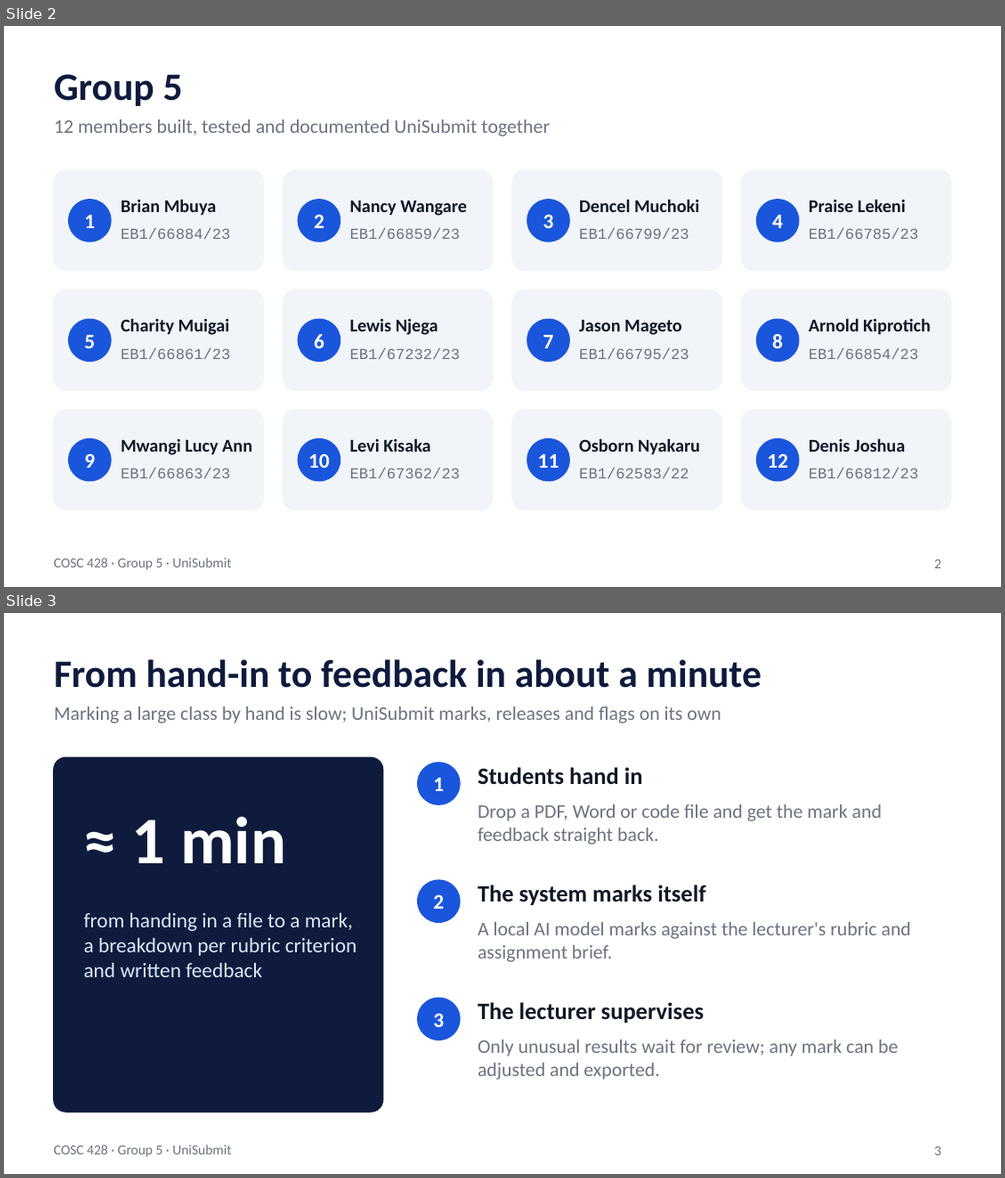
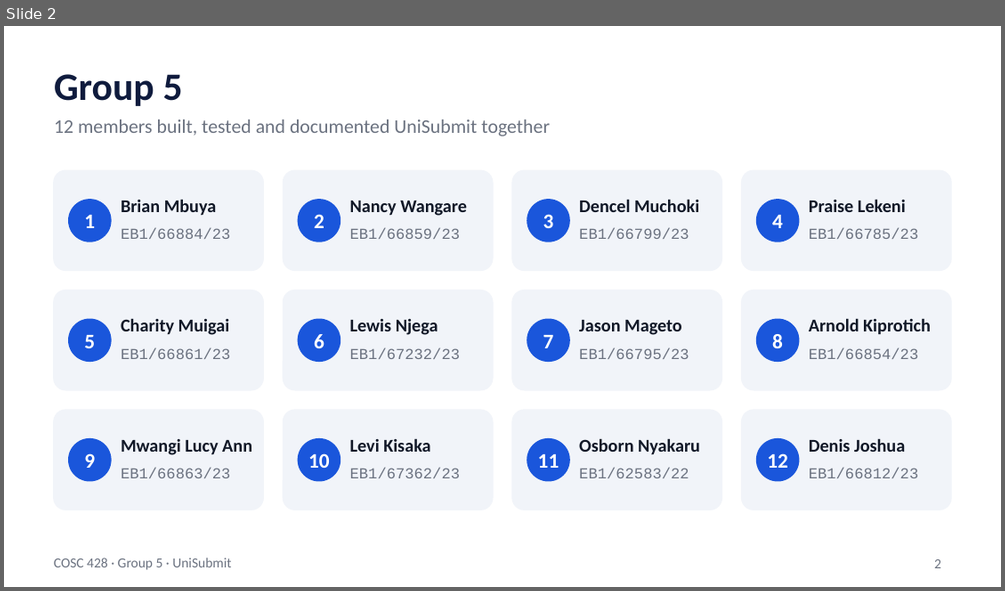
Before and after one commit to IRIR-Java/unisubmit, a slide deck: docs/COSC428_Group5_UniSubmit_Slides.pptx. Shown one above the other, each under a label of ours: slides 2 and 3 before the commit, slide 2 after it. The pictures are 1005x1178 and 1005x591 pixels, drawn with LibreOffice and Linux fonts; fonts in the diff are those of the drawing. Boxes give left, top, right and bottom in pixels: in the first picture for what was removed or moved away, otherwise in the second. Text is boxed around its words. In the diff, an @@ line names an element or a change of style, - is before the commit and + after.

```diff
--- a/docs/COSC428_Group5_UniSubmit_Slides.pptx
+++ b/docs/COSC428_Group5_UniSubmit_Slides.pptx
@@ slide 3 removed at (4,613,1001,1174), background #FFFFFF; not listed: 1 template element that a slide beside it also shows @@
@@ title removed at (54,659,761,688) @@
-From hand-in to feedback in about a minute
@@ text removed at (54,706,720,723) @@
-Marking a large class by hand is slow; UniSubmit marks, releases and flags on its own
@@ rounded rectangle removed at (54,757,383,1111) @@
@@ ellipse removed at (418,763,460,804) @@
@@ text removed at (477,767,643,785) @@
-Students hand in
@@ text removed at (433,778,444,791) @@
-1
@@ text removed at (132,816,286,863) @@
-≈ 1 min
@@ text removed at (477,804,882,844) @@
-Drop a PDF, Word or code file and get the mark and feedback straight back.
@@ ellipse removed at (418,880,460,922) @@
@@ text removed at (433,894,444,908) @@
-2
@@ text removed at (477,884,705,906) @@
-The system marks itself
@@ text removed at (84,913,356,977) @@
-from handing in a file to a mark, a breakdown per rubric criterion and written feedback
@@ text removed at (477,922,911,962) @@
-A local AI model marks against the lecturer's rubric and assignment brief.
@@ ellipse removed at (418,997,460,1039) @@
@@ text removed at (433,1013,444,1027) @@
-3
@@ text removed at (477,1002,704,1023) @@
-The lecturer supervises
@@ text removed at (477,1039,898,1079) @@
-Only unusual results wait for review; any mark can be adjusted and exported.
@@ page number removed at (934,1146,941,1155) @@
-3
```
Also in this commit, not shown: 10 slides changed, 3 slides added, 3 other slides removed, 30 other files.
